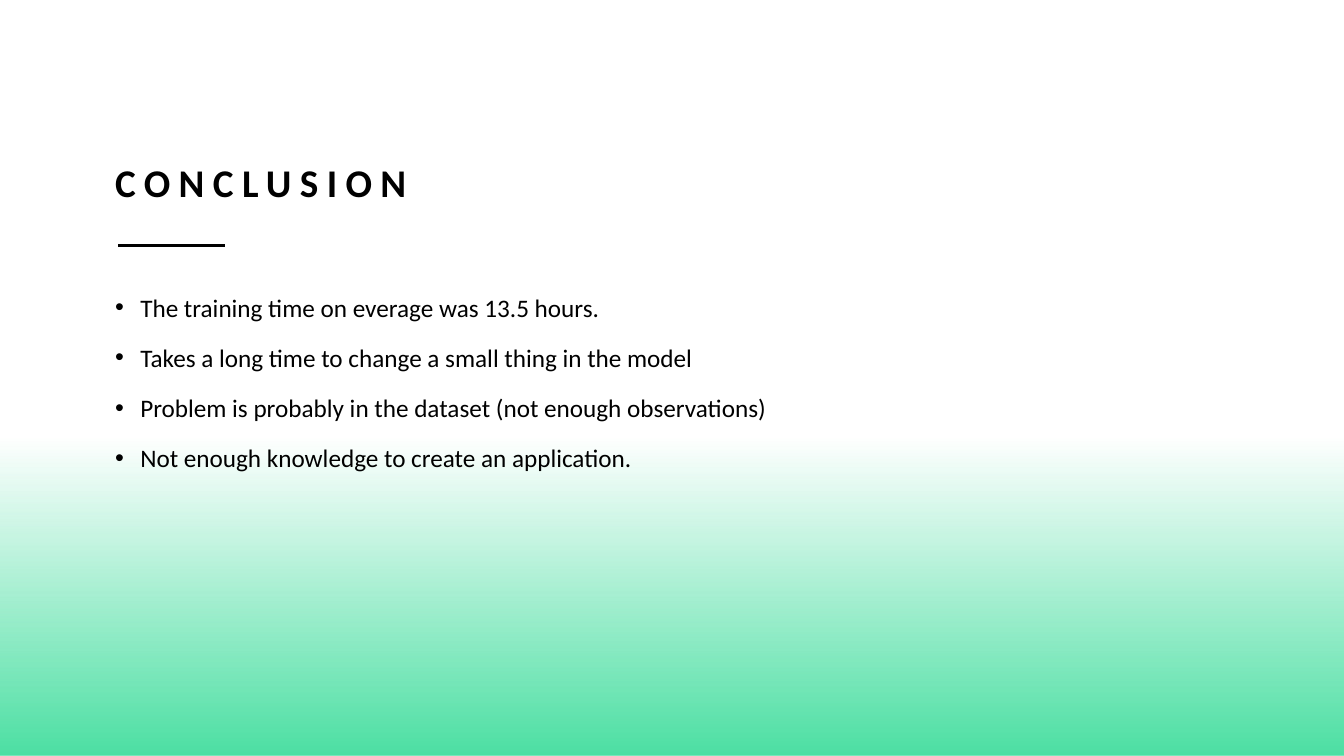
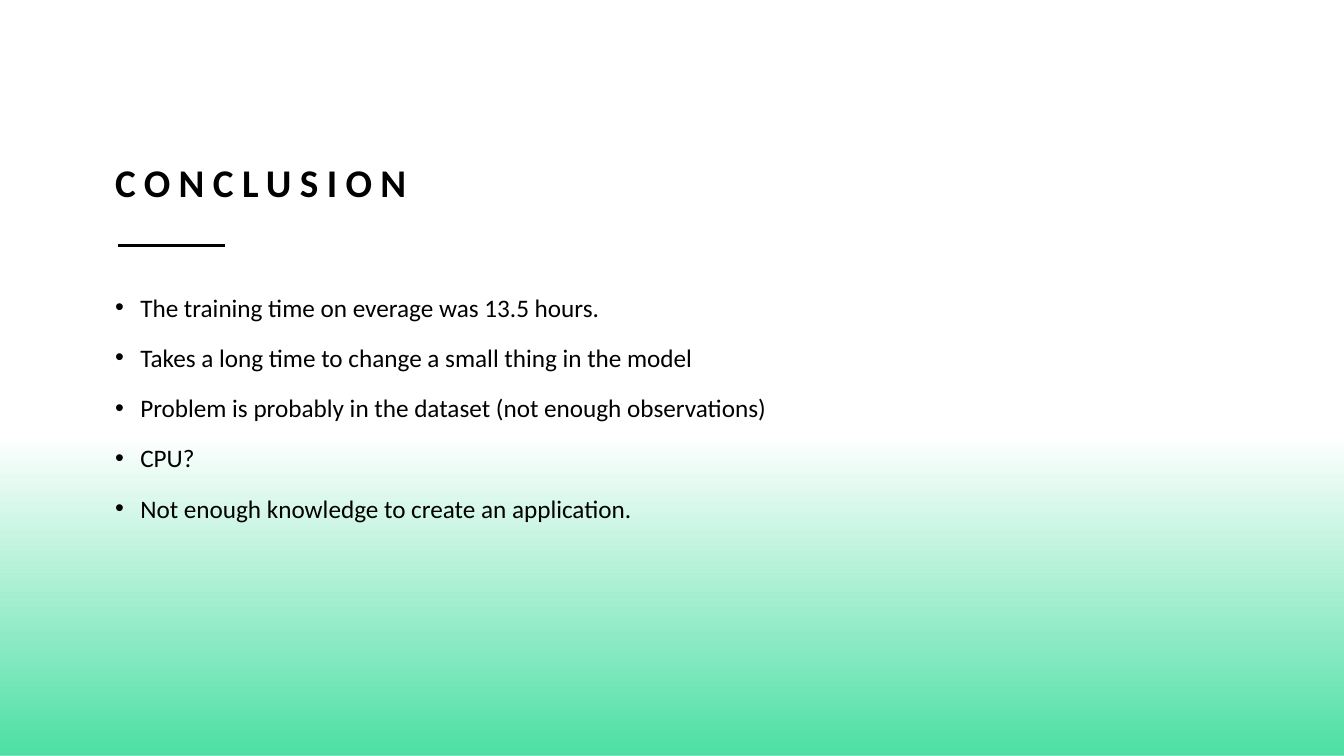
Before and after one commit to WarmtebronH/AI_Advanced, a slide deck: slide 15 of Data challenge/WildLifeGuide Presenation.pptx. Drawn at 1344x756 pixels with LibreOffice and Linux fonts; fonts in the diff are those of the drawing. Boxes give left, top, right and bottom in pixels: in the first picture for what was removed or moved away, otherwise in the second. Text is boxed around its words. In the diff, an @@ line names an element or a change of style, - is before the commit and + after.

```diff
--- a/Data challenge/WildLifeGuide Presenation.pptx
+++ b/Data challenge/WildLifeGuide Presenation.pptx
@@ text at bbox=[140, 449, 194, 468]: paragraph added @@
+• CPU?
```
Also in this commit, not shown: 3 other slides changed, 1 slide added, 9 other files.
